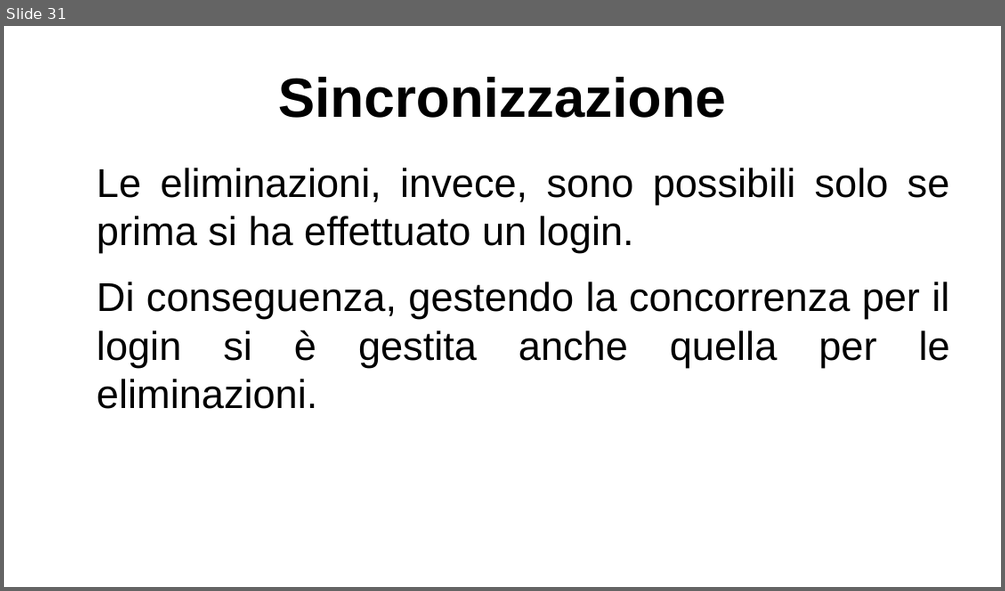
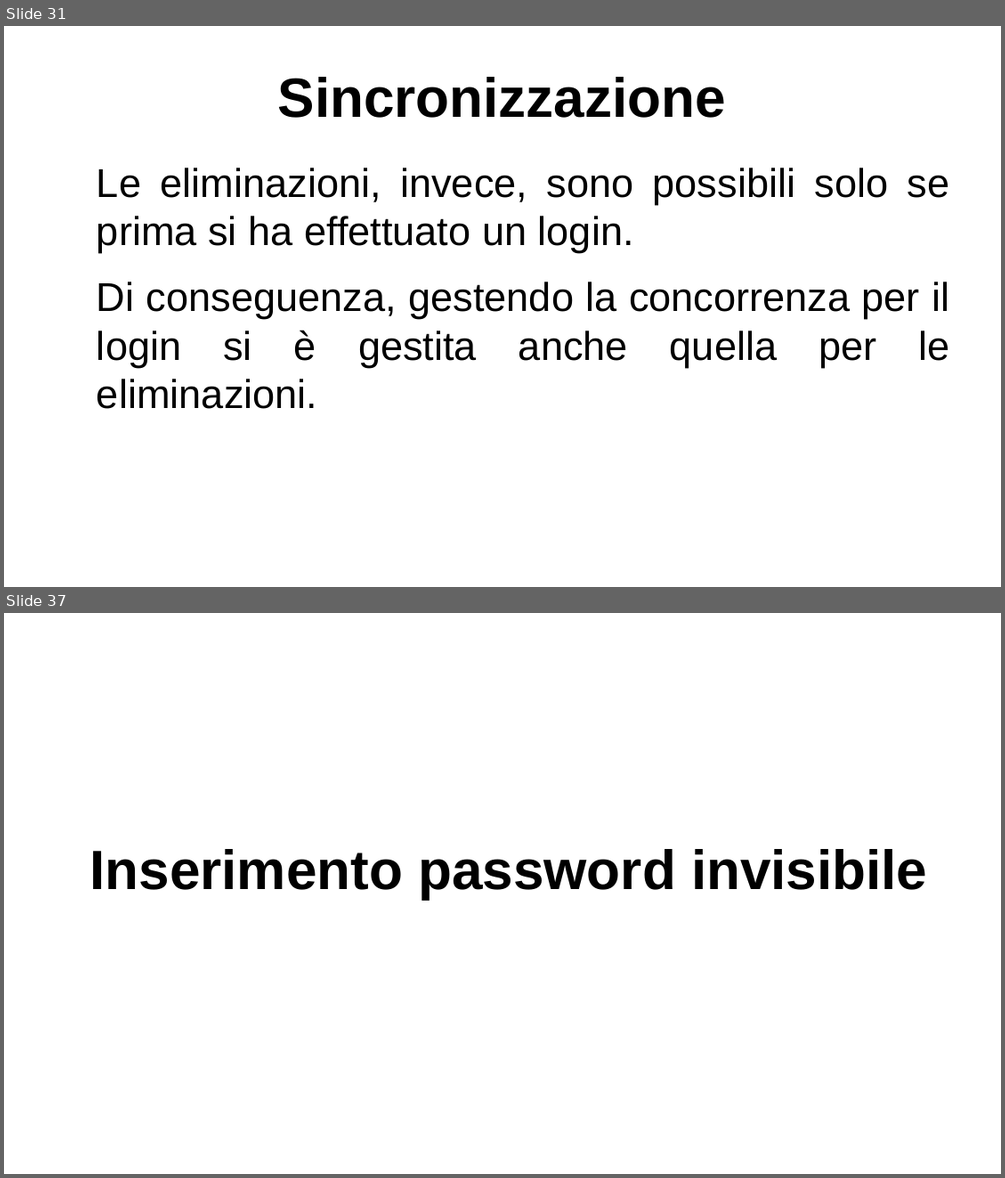
Before and after one commit to lucaMastro/progetto_SO, a slide deck: presentazione_progetto_SO.odp. Shown one above the other, each under a label of ours: slide 31 before the commit, slides 31 and 37 after it; the slides between them are not shown. The pictures are 1005x591 and 1005x1178 pixels, drawn with LibreOffice and Linux fonts; fonts in the diff are those of the drawing. Boxes give left, top, right and bottom in pixels: in the first picture for what was removed or moved away, otherwise in the second. Text is boxed around its words. In the diff, an @@ line names an element or a change of style, - is before the commit and + after.

```diff
--- a/presentazione_progetto_SO.odp
+++ b/presentazione_progetto_SO.odp
@@ slide 37 added at (4,613,1001,1174), background #FFFFFF @@
@@ title added at (90,849,927,899), 44 pt, text #000000, bold @@
+Inserimento password invisibile
```
Also in this commit, not shown: 7 other slides added, 1 slide removed.
